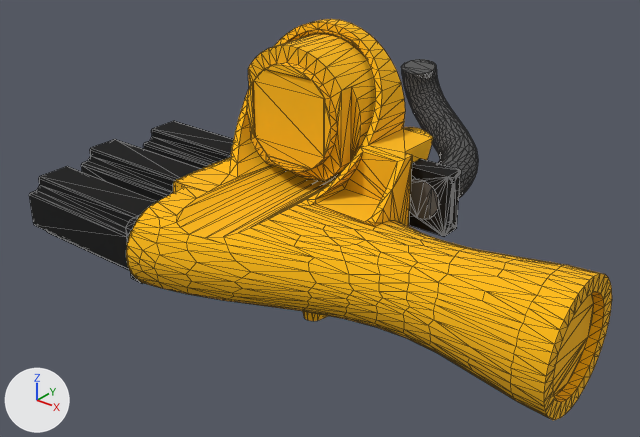
Before and after pictures for a commit that changed the glTF model RobotModel/KUKA/KR5_ARC/Visual/glb/Link3.glb.
The view is the same before and after, from a 50 mm camera at (0.575, -0.635, 0.31) aimed at (0.033, 0.042, -0.11). Every picture has the same lights, and +X, +Y and +Z are marked at lower left. The first picture is the older version. Mesh edges are drawn as thin lines.

In view in the first picture: '/node0/Part__Feature014001001_001-mesh/0', '/node1/Fusion016001_001-mesh/0', '/node2/Part__Feature027001001_001-mesh/0', '/node3/Fusion011001_001-mesh/0'.
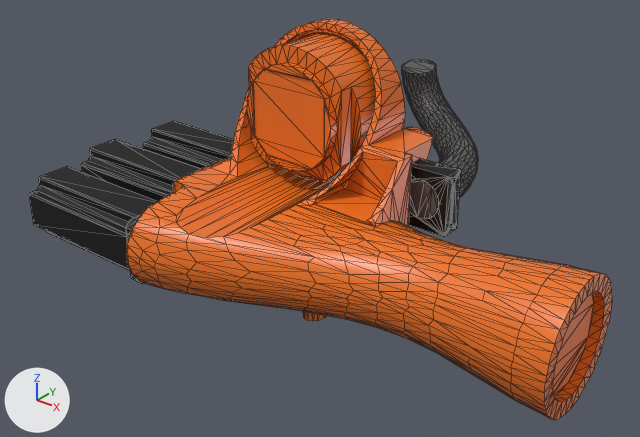
What differs and where, as boxes (x1, y1, x2, y2) in the pictures (640 x 437 px):
'/node0/Part__Feature014001001_001-mesh/0', recoloured, surface changed: (126, 19, 612, 420) in both

The change, as a diff of the scene's bpy script:
```diff
--- a/RobotModel/KUKA/KR5_ARC/Visual/glb/Link3.glb.py
+++ b/RobotModel/KUKA/KR5_ARC/Visual/glb/Link3.glb.py
@@ mat_mesh_material @@
 mat_mesh_material = principled_material('Mesh-material')
-mat_mesh_material.base_color = (1.0, 0.498, 0.0)  # yellow #ffbb00
-mat_mesh_material.roughness = 1.0
+mat_mesh_material.base_color = (0.863, 0.175, 0.0152)  # orange #ef7421
+mat_mesh_material.roughness = 0.36
```
